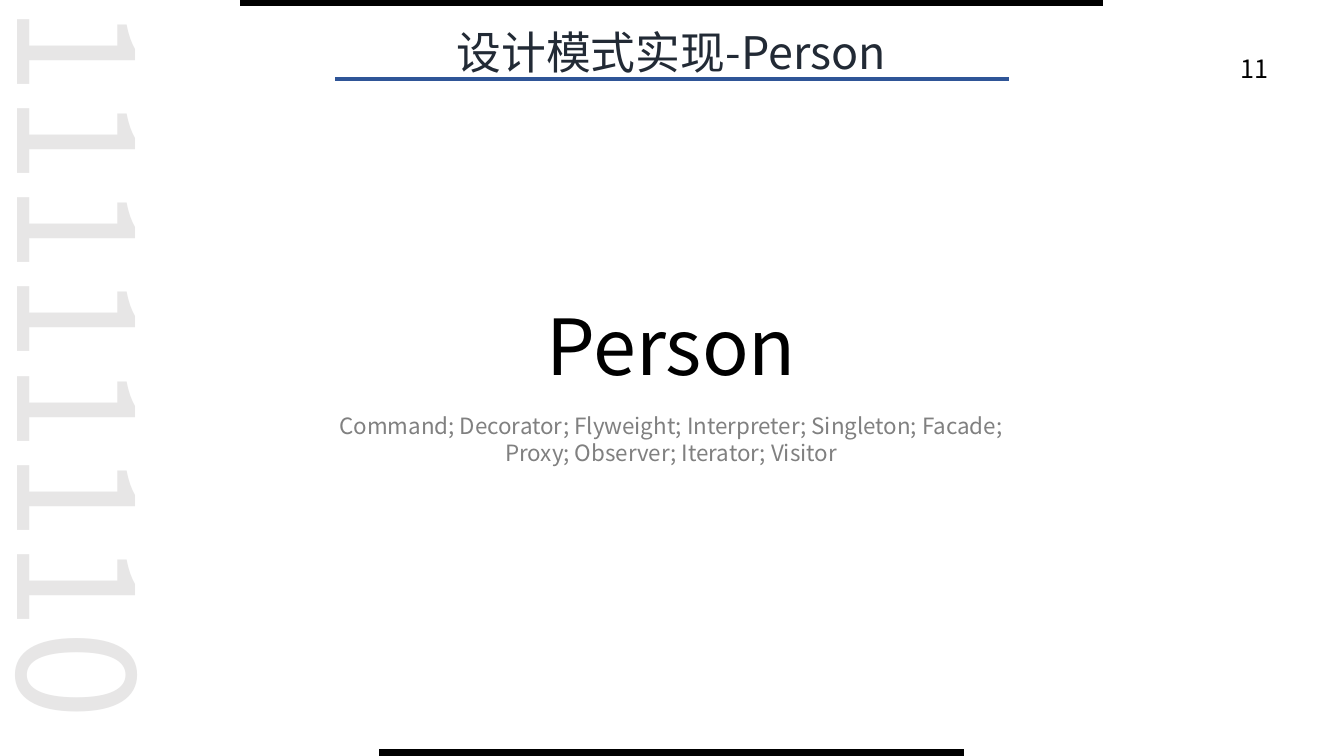
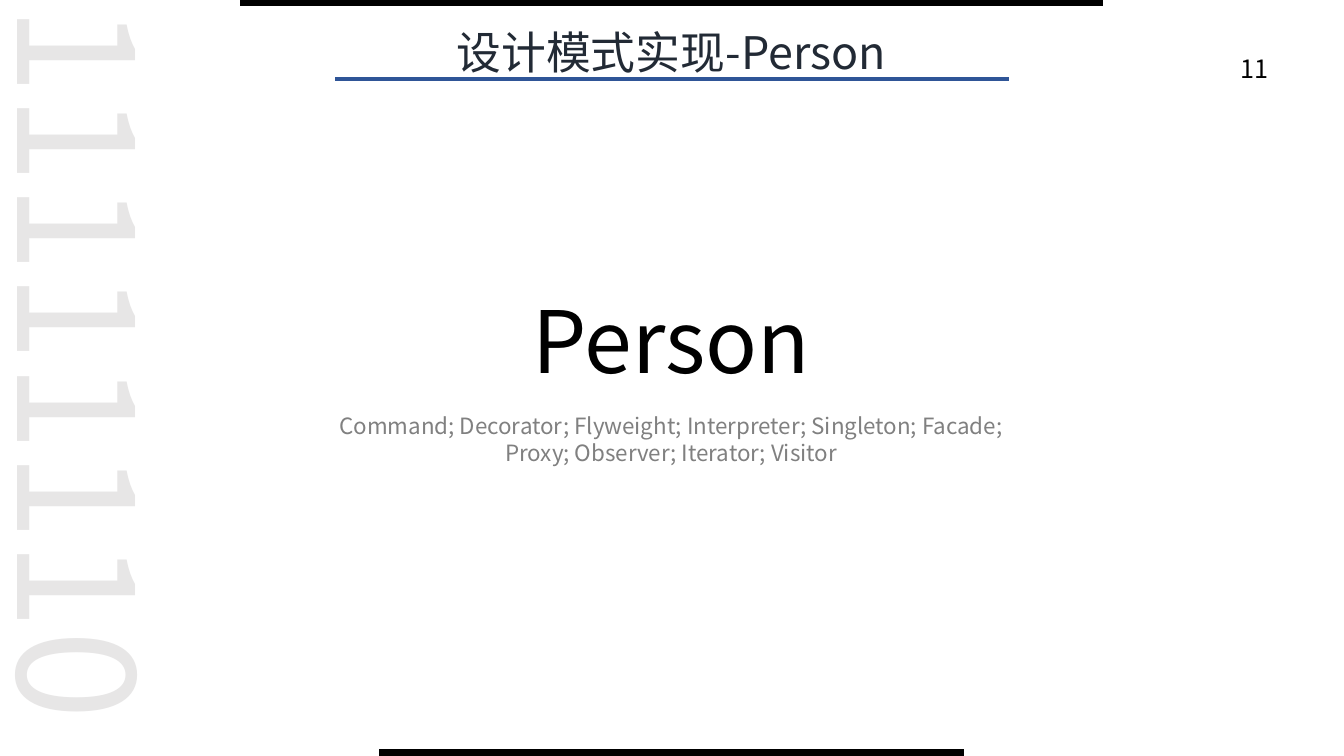
Before and after one commit to haoranpb/DesignPatternProject, a slide deck: slide 11 of doc/总PPT.pptx. Drawn at 1344x756 pixels with LibreOffice and Linux fonts; fonts in the diff are those of the drawing. Boxes give left, top, right and bottom in pixels: in the first picture for what was removed or moved away, otherwise in the second. Text is boxed around its words. In the diff, an @@ line names an element or a change of style, - is before the commit and + after.

```diff
--- a/doc/总PPT.pptx
+++ b/doc/总PPT.pptx
@@ title "Person" at box(532, 310, 809, 374): size 55.3 to 61.4 pt @@
```
Also in this commit, not shown: 6 other slides changed.
